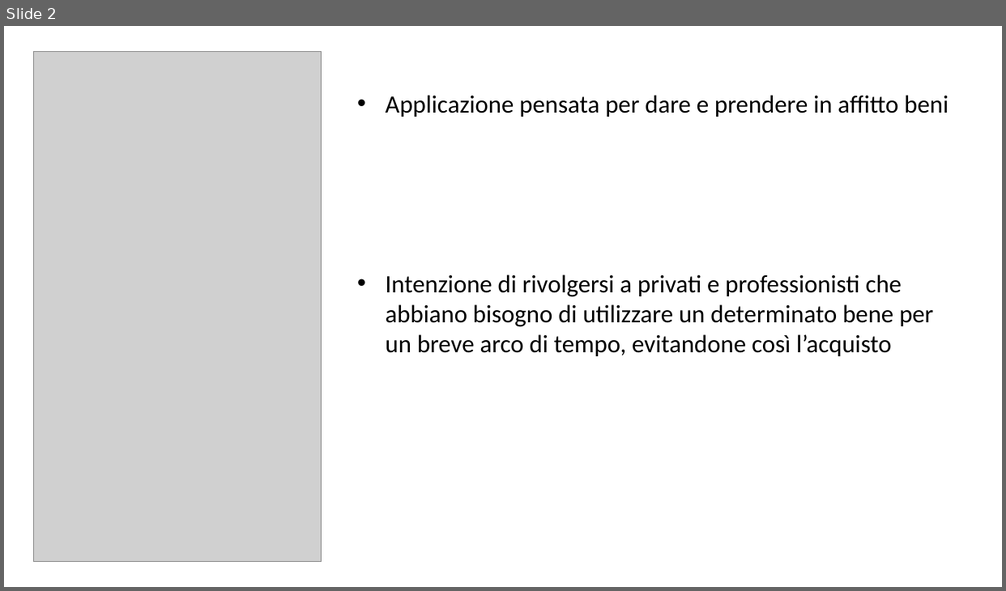
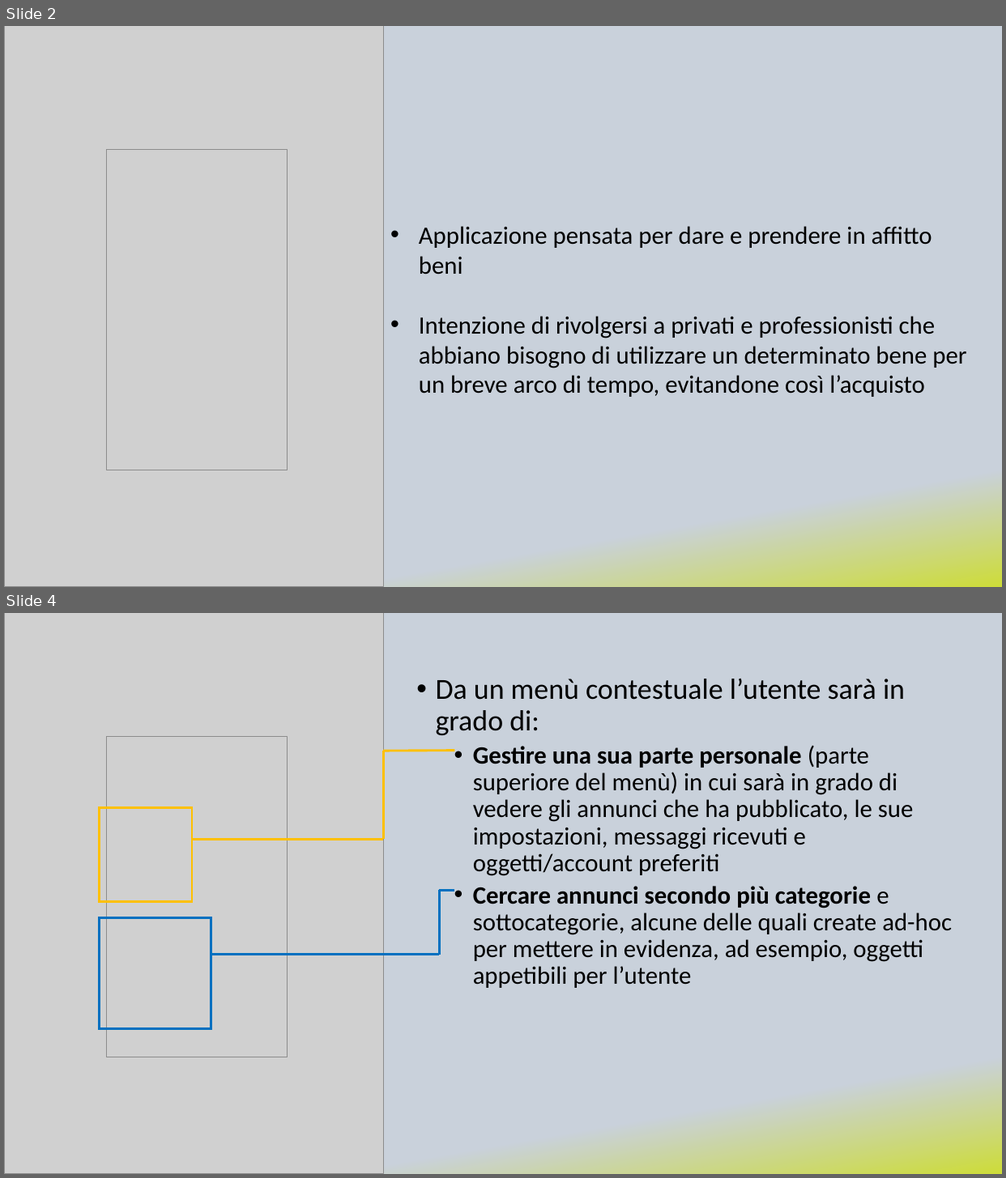
Before and after one commit to Dr-Dd/RentIT, a slide deck: mockup/presentazione.pptx. Shown one above the other, each under a label of ours: slide 2 before the commit, slides 2 and 4 after it; the slides between them are not shown. The pictures are 1006x591 and 1006x1178 pixels, drawn with LibreOffice and Linux fonts; fonts in the diff are those of the drawing; grey boxes stand for pictures. Boxes give left, top, right and bottom in pixels: in the first picture for what was removed or moved away, otherwise in the second. Text is boxed around its words. In the diff, an @@ line names an element or a change of style, - is before the commit and + after.

```diff
--- a/mockup/presentazione.pptx
+++ b/mockup/presentazione.pptx
@@ slide 4 added at box(4, 613, 1002, 1174), background gradient #C9D1DB to #CDDC39 @@
@@ picture added at box(4, 613, 384, 1174) @@
@@ text added at box(436, 679, 952, 988), 24 pt, text #000000 @@
+• Da un menù contestuale l’utente sarà in grado di:
+  • Gestire una sua parte personale (parte superiore del menù) in cui sarà in grado di vedere gli annunci che ha pubblicato, le sue impostazioni, messaggi ricevuti e oggetti/account preferiti
+  • Cercare annunci secondo più categorie e sottocategorie, alcune delle quali create ad-hoc per mettere in evidenza, ad esempio, oggetti appetibili per l’utente
@@ picture added at box(107, 736, 287, 1058) @@
@@ line added from (384, 751) to (384, 839), #FFC000 2.25 pt @@
@@ line added from (454, 751) to (384, 751), #FFC000 2.25 pt @@
@@ rectangle added at box(99, 807, 192, 901), outline #FFC000 2.25 pt @@
@@ line added from (192, 839) to (384, 839), #FFC000 2.25 pt @@
@@ line added from (439, 890) to (439, 954), #0070C0 2.25 pt @@
@@ line added from (439, 890) to (454, 890), #0070C0 2.25 pt @@
@@ rectangle added at box(99, 918, 211, 1029), outline #0070C0 2.25 pt @@
@@ line added from (211, 954) to (439, 954), #0070C0 2.25 pt @@
@@ slide 2 changed as well @@
@@ background #FFFFFF to gradient #C9D1DB to #CDDC39 @@
@@ picture added at box(4, 26, 384, 587) @@
@@ picture: place and size @@
-picture at box(34, 51, 322, 562)
+picture at box(107, 149, 287, 470)
@@ text "Applicazione pensata per dare e ..." rewrapped from box(386, 95, 948, 356) to box(419, 226, 966, 397) @@
```
Also in this commit, not shown: 3 other slides added, 4 slides removed, 5 other files.
